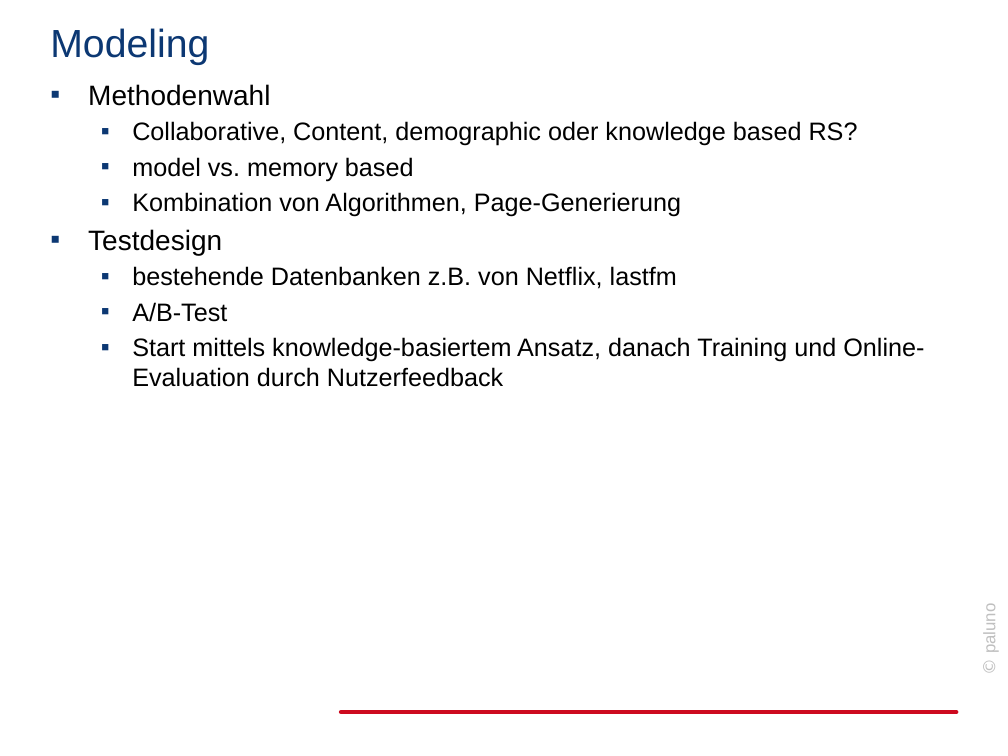
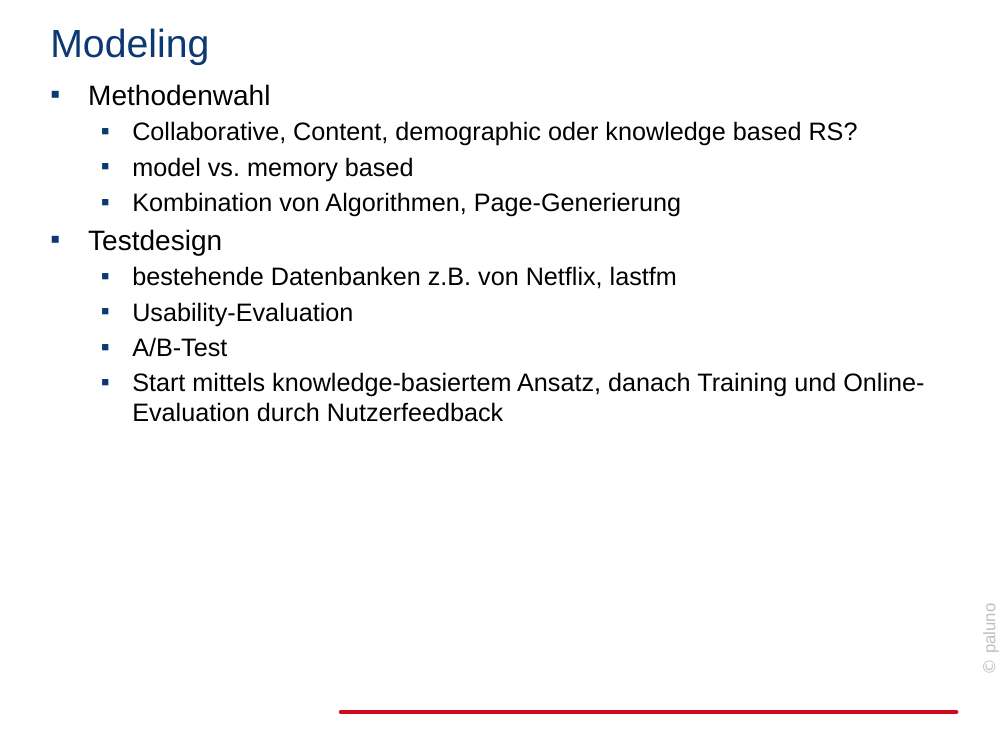
Before and after one commit to jabuettner/citavi, a slide deck: slide 14 of Diss (repo)/Recommender.pptx. Drawn at 1008x756 pixels with LibreOffice and Linux fonts; fonts in the diff are those of the drawing; background and template pictures are left out. Boxes give left, top, right and bottom in pixels: in the first picture for what was removed or moved away, otherwise in the second. Text is boxed around its words. In the diff, an @@ line names an element or a change of style, - is before the commit and + after.

```diff
--- a/Diss (repo)/Recommender.pptx
+++ b/Diss (repo)/Recommender.pptx
@@ text at <box>132,302,353,326</box>: paragraph added @@
+  ▪ Usability-Evaluation
```
Also in this commit, not shown: 12 other slides changed, 5 slides added, 1 slide removed.
